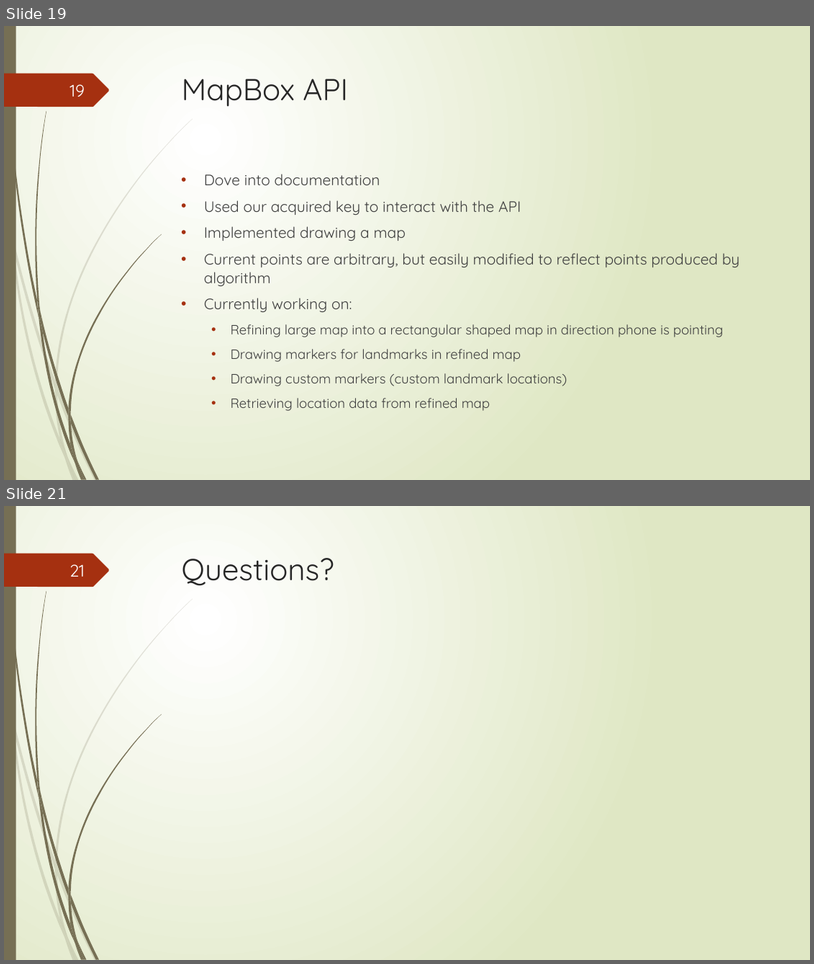
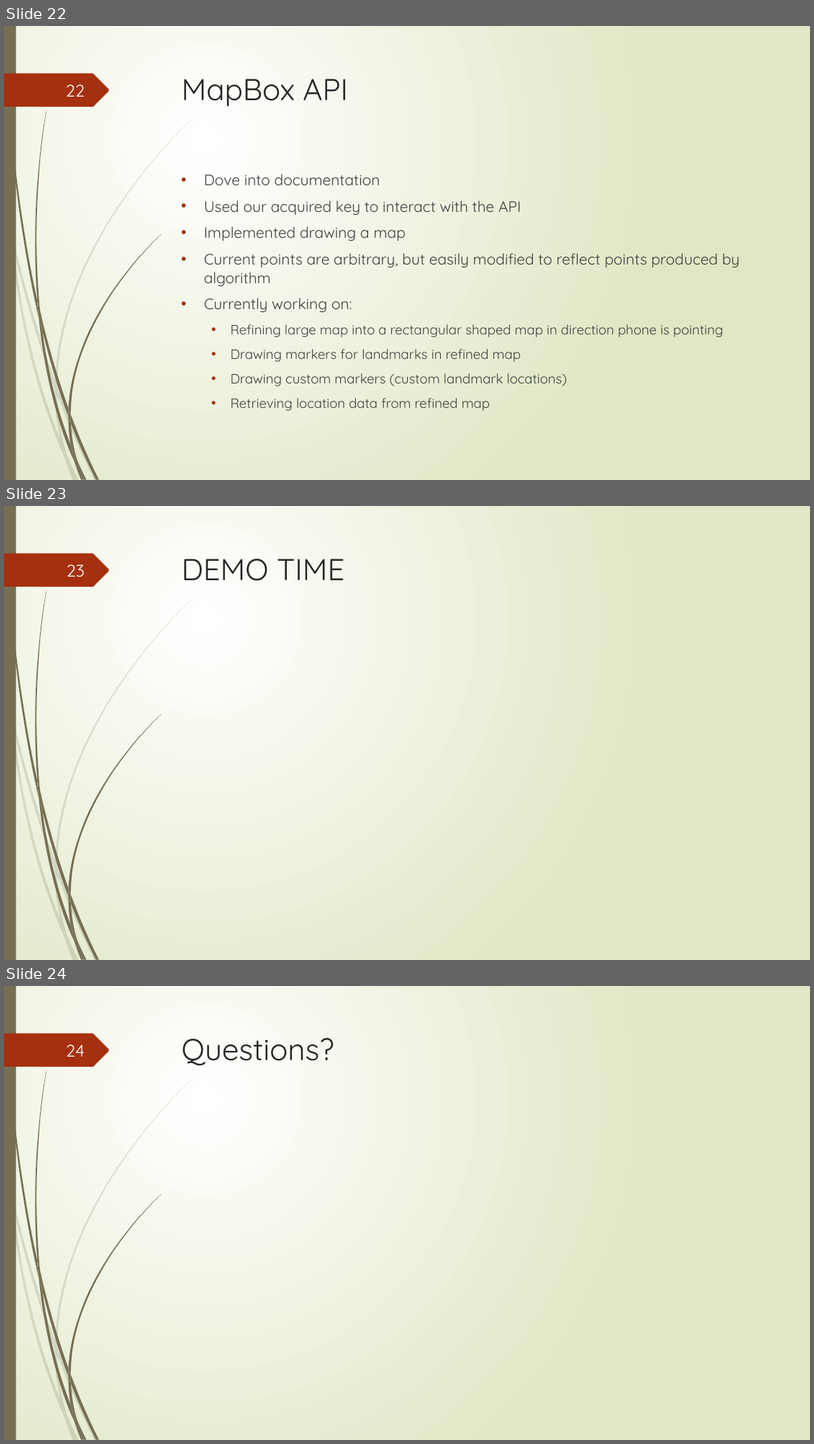
Before and after one commit to junmin-yee/Landmarked, a slide deck: Presentations/Sprint01 ReviewMeeting.pptx. Shown one above the other, each under a label of ours: slides 19 and 21 before the commit, slides 22, 23 and 24 after it; the slides between them are not shown. The pictures are 814x964 and 814x1444 pixels, drawn with LibreOffice and Linux fonts; fonts in the diff are those of the drawing. Boxes give left, top, right and bottom in pixels: in the first picture for what was removed or moved away, otherwise in the second. Text is boxed around its words. In the diff, an @@ line names an element or a change of style, - is before the commit and + after.

```diff
--- a/Presentations/Sprint01 ReviewMeeting.pptx
+++ b/Presentations/Sprint01 ReviewMeeting.pptx
@@ slide 23 added at bbox=[4, 506, 810, 960], background gradient #FFFFFF to #DFE8C4; not listed: 24 template elements that a slide beside it also shows @@
@@ page number added at bbox=[67, 564, 85, 577], 20 pt, text #FEFFFF @@
+23
@@ title added at bbox=[182, 559, 345, 581], 36 pt, text #262626 @@
+DEMO TIME
@@ what was slide 19 is now slide 22 @@
@@ page number at bbox=[66, 84, 85, 97]: text changed @@
-19
+22
@@ what was slide 21 is now slide 24 @@
@@ page number at bbox=[66, 1044, 85, 1057]: text changed @@
-21
+24
```
Also in this commit, not shown: 5 other slides added, 3 slides removed, 2 other files.
